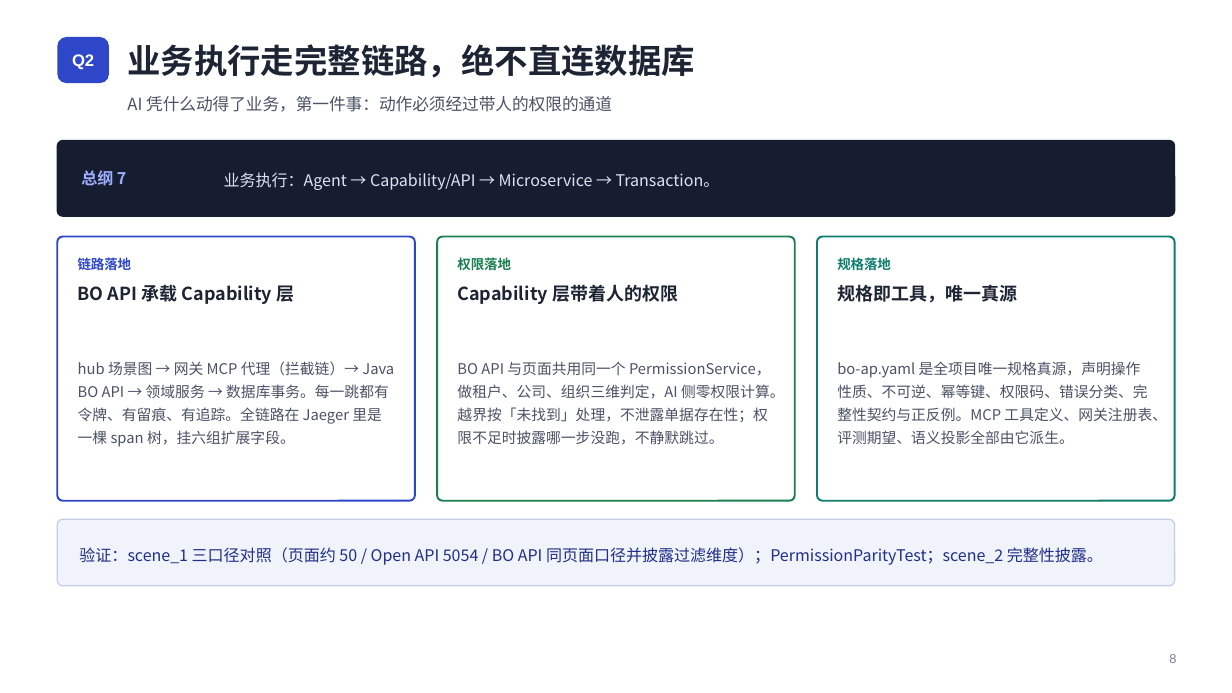
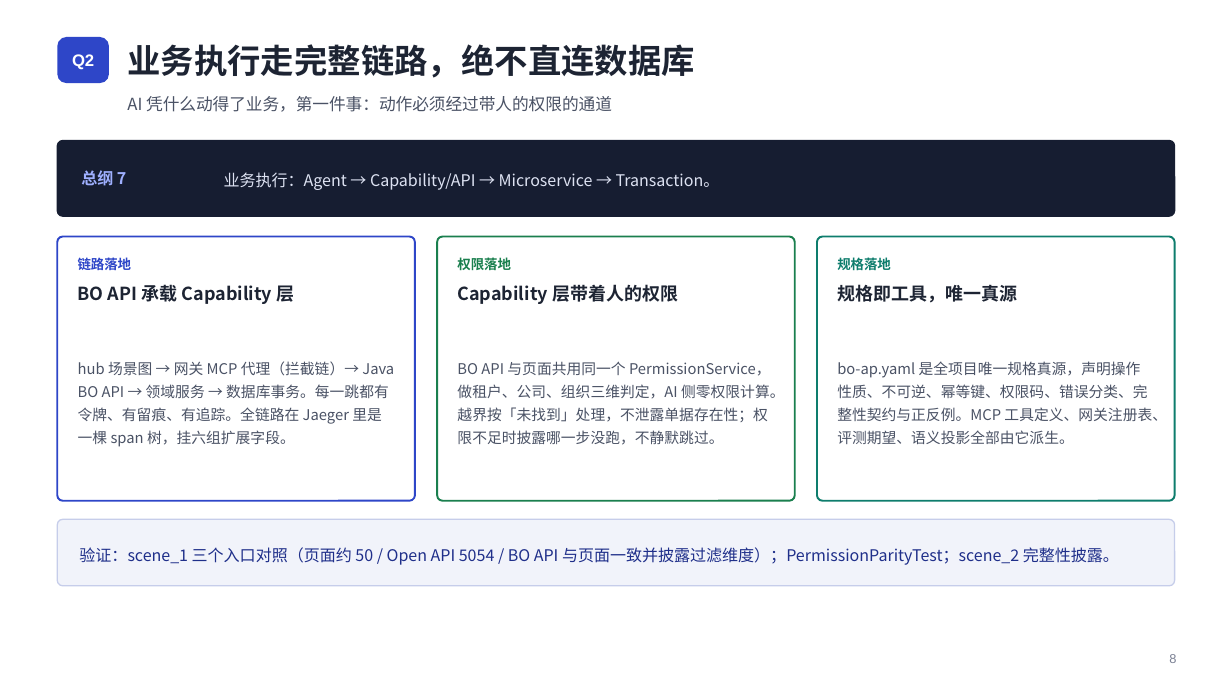
Before and after one commit to xiaohanarch/ERP-AI, a slide deck: slide 9 of docs/ERP-AI-L1参考架构-汇报版.pptx. Drawn at 1232x693 pixels with LibreOffice and Linux fonts; fonts in the diff are those of the drawing. Boxes give left, top, right and bottom in pixels: in the first picture for what was removed or moved away, otherwise in the second. Text is boxed around its words. In the diff, an @@ line names an element or a change of style, - is before the commit and + after.

Commit message:
docs: intro_v2 与汇报 PPT 黑话清理 —— 张力/口径/平价/对冲等 10 类术语换大白话
读者反馈「张力、口径这类词看不懂」，全文（HTML + PPT 31 页 + 两处源码注释
引用）统一替换为直白说法：

- 张力/张力点 → 冲突点（标题改「四个互相打架、需要表态的冲突点」）
- 口径 → 按语义拆分：权限标准 / 定义 / 定义层 / 与页面一致 /
  三个入口对照（三口径）/ 自动对账（口径互证）/ 含义（字段口径）等
- 平价 → 一致（权限平价测试 → 权限一致性测试；Java 注释同步改写）
- 对冲 → 保险（预埋对冲 → 预埋保险；替换的对冲 → 给终局替换留的保险）
- 锚点 → 基准（评测锚点 → 评测基准；版本锚点 → 版本标识；
  锚定 → 断言/锁定/引用 按语境）
- 收口 → 统一由网关接管；标的 → 示例；扇出 → 对外分发

统计：HTML 127 处（含跨标签隔断检查清零）、PPT 40 个文本 run
（XML 良构 + zip 完整性校验通过）；同步两处被文档引用的源码注释
（PermissionService.java 平价措辞、questions-capability.yaml 锚点用例）
保持文档引用与代码一致（均为注释行，无行为变更）

```diff
--- a/docs/ERP-AI-L1参考架构-汇报版.pptx
+++ b/docs/ERP-AI-L1参考架构-汇报版.pptx
@@ text at (79, 547, 1119, 565): text changed @@
-验证：scene_1 三口径对照（页面约 50 / Open API 5054 / BO API 同页面口径并披露过滤维度）；PermissionParityTest；scene_2 完整性披露。
+验证：scene_1 三个入口对照（页面约 50 / Open API 5054 / BO API 与页面一致并披露过滤维度）；PermissionParityTest；scene_2 完整性披露。
```
Also in this commit, not shown: 21 other slides changed, 3 other files.
